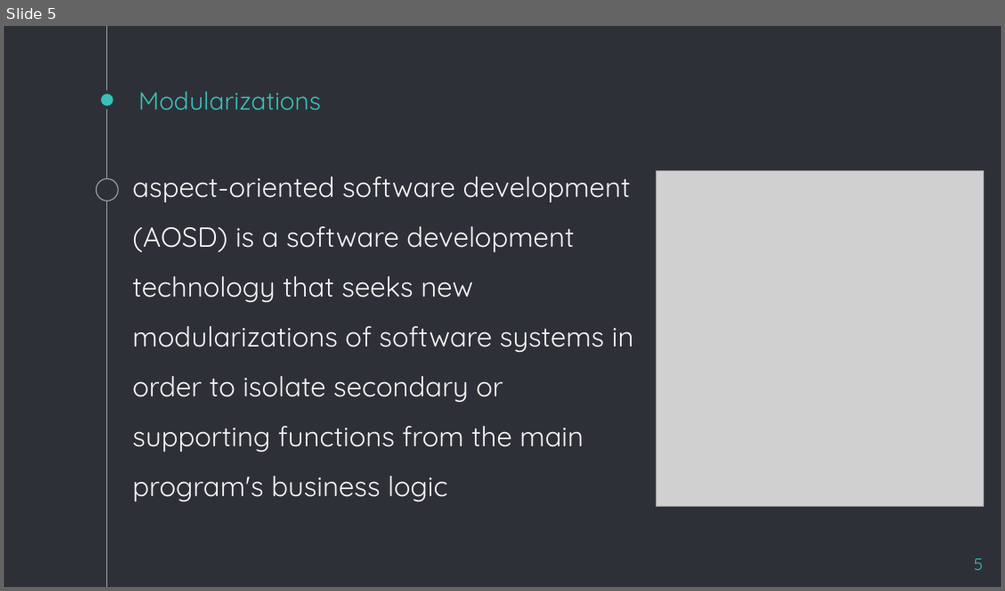
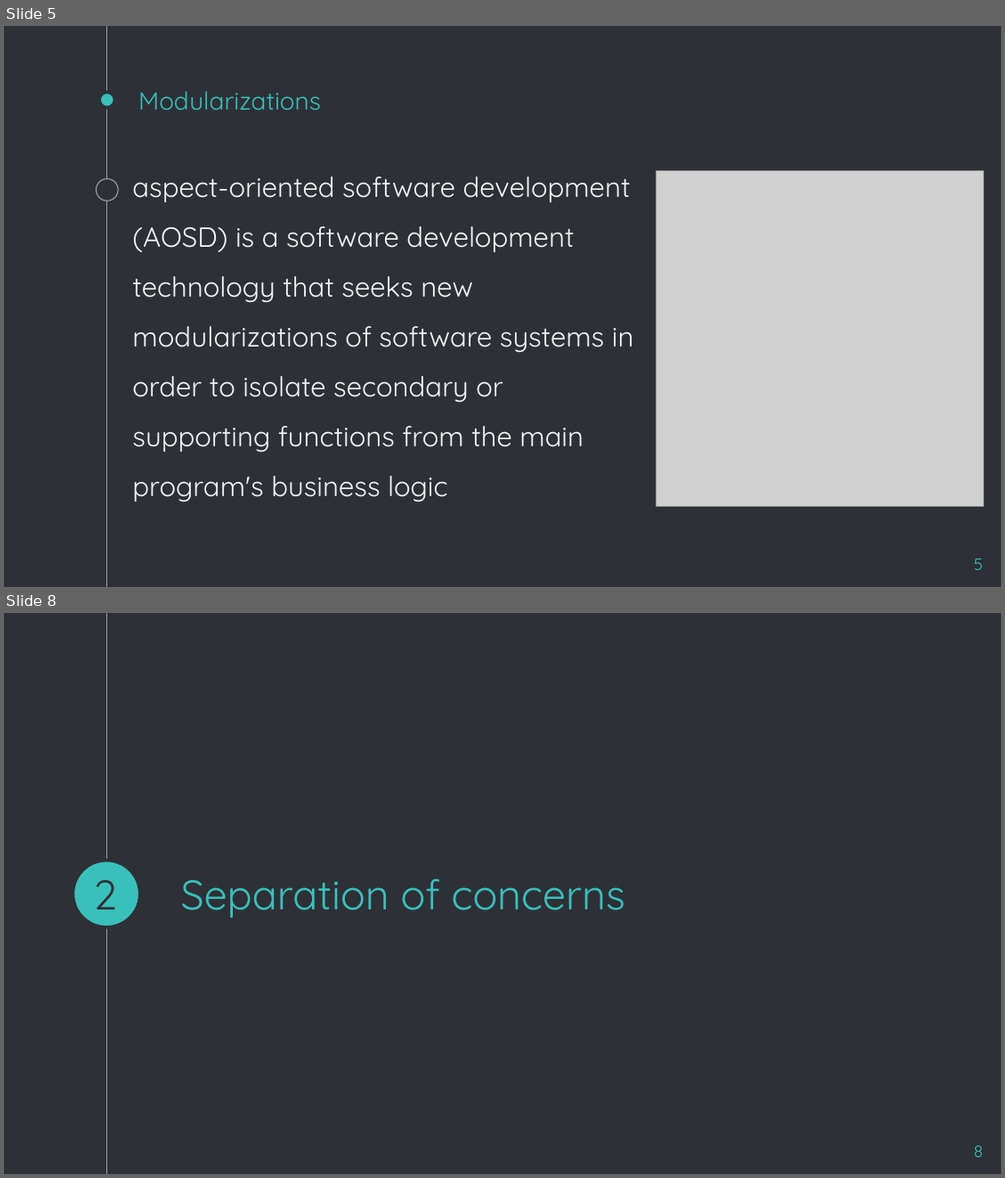
Before and after one commit to amirjani/methodology-confress, a slide deck: Eleanor · SlidesCarnival.pptx. Shown one above the other, each under a label of ours: slide 5 before the commit, slides 5 and 8 after it; the slides between them are not shown. The pictures are 1005x591 and 1005x1178 pixels, drawn with LibreOffice and Linux fonts; fonts in the diff are those of the drawing; grey boxes stand for pictures. Boxes give left, top, right and bottom in pixels: in the first picture for what was removed or moved away, otherwise in the second. Text is boxed around its words. In the diff, an @@ line names an element or a change of style, - is before the commit and + after.

```diff
--- a/Eleanor · SlidesCarnival.pptx
+++ b/Eleanor · SlidesCarnival.pptx
@@ slide 8 added at (4, 613, 1001, 1174), background #2E3037; not listed: 1 template element that a slide beside it also shows @@
@@ ellipse added at (73, 860, 139, 927), fill #39C0BA, outline #2E3037 2.25 pt @@
@@ title added at (181, 878, 625, 918), 30 pt, text #39C0BA @@
+Separation of concerns
@@ text added at (93, 880, 116, 909), 30 pt, text #2E3037 @@
+2
@@ page number added at (973, 1145, 983, 1157), 12 pt, text #39C0BA @@
+8
```
Also in this commit, not shown: 2 slides changed, 1 other slide added, 1 other file.
